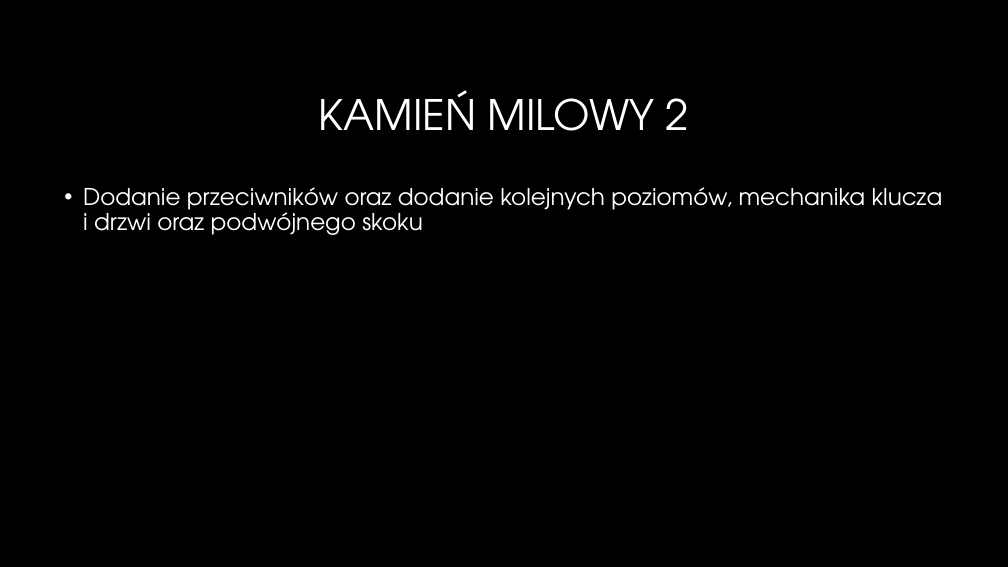
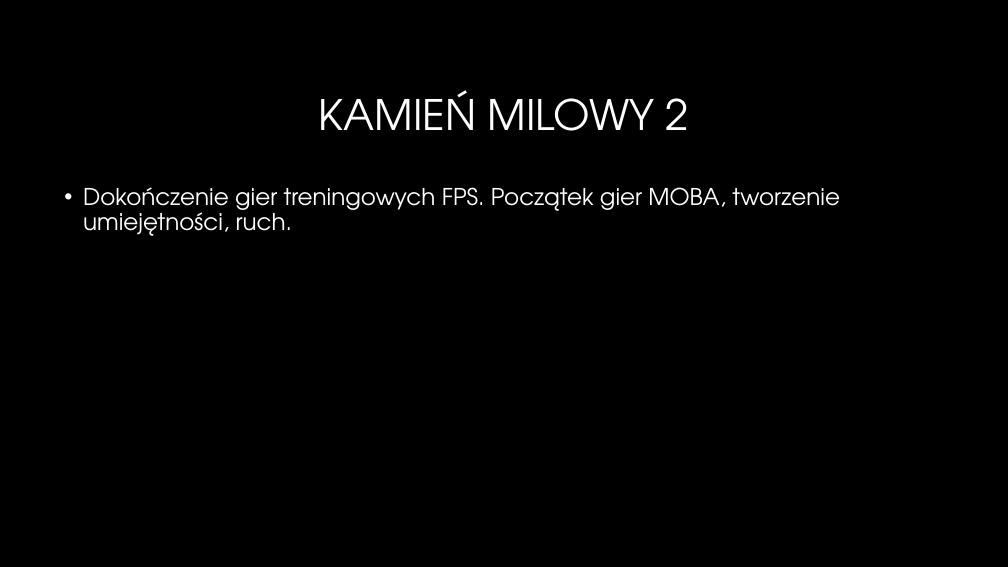
Before and after one commit to W3los/Knight-Story, a slide deck: slide 5 of Prezentacja_indywi.pptx. Drawn at 1008x567 pixels with LibreOffice and Linux fonts; fonts in the diff are those of the drawing; background and template pictures are left out. Boxes give left, top, right and bottom in pixels: in the first picture for what was removed or moved away, otherwise in the second. Text is boxed around its words. In the diff, an @@ line names an element or a change of style, - is before the commit and + after.

```diff
--- a/Prezentacja_indywi.pptx
+++ b/Prezentacja_indywi.pptx
@@ text at <box>83,187,840,236</box>: text changed @@
-• Dodanie przeciwników oraz dodanie kolejnych poziomów, mechanika klucza i drzwi oraz podwójnego skoku
+• Dokończenie gier treningowych FPS. Początek gier MOBA, tworzenie umiejętności, ruch.
```
Also in this commit, not shown: 4 other slides changed.
